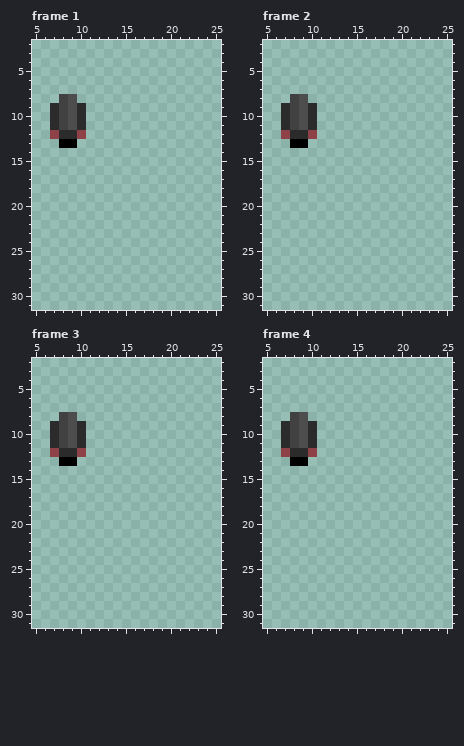
Pixel-art file, stored at art/guy up.aseprite. The picture above was drawn from the file before the commit.
32x32 pixels, 8 frames. Colours within 5 levels of each other are drawn and written as one. Shown: frame 1: x 5..25, y 2..31; frame 2: x 5..25, y 2..31; frame 3: x 5..25, y 2..31; frame 4: x 5..25, y 2..31. The commit also changed other frames, which this record leaves out.
The same view after the edit:
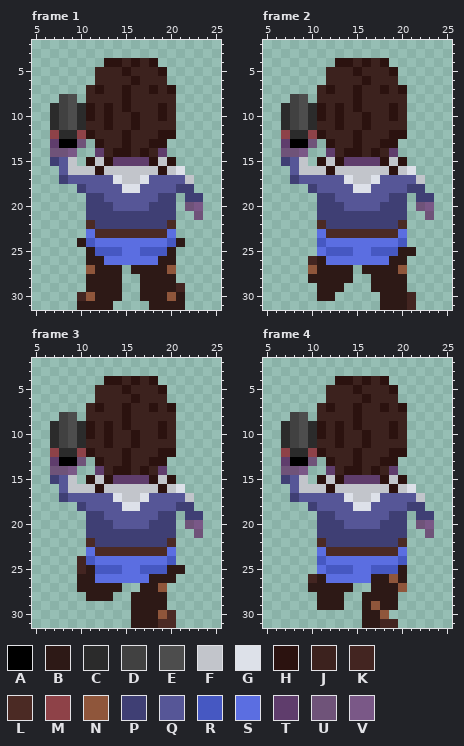
Palette (. is transparent): A #000000  B #2d1916  C #2b2b2b  D #414141  E #4d4d4d  F #c2c5cb  G #dde1e9  H #2b120f  J #3c221e  K #432521  L #4b2a24  M #8e4248  N #8f563b  P #3f3f74  Q #565697  R #4658c2  S #5b6ee1  T #5f3d6c  U #6f5379  V #7a5887
Message: Added cowboy in directions
From old to new:
layer "NAKED" now shown
layer "cowboy" added
layer "Boots" now shown
--- frame 1, layers "Boots", "cowboy", "NAKED"
@@ x 5..25 @@
  3 .....................
- 4 .....................
- 5 .....................
- 6 .....................
- 7 .....................
- 8 ...DE................
- 9 ..CDEC...............
-10 ..CDEC...............
-11 ..CDEC...............
-12 ..MCCM...............
-13 ...AA................
-14 .....................
-15 .....................
-16 .....................
-17 .....................
-18 .....................
-19 .....................
-20 .....................
-21 .....................
-22 .....................
-23 .....................
-24 .....................
-25 .....................
-26 .....................
-27 .....................
-28 .....................
-29 .....................
-30 .....................
-31 .....................
+ 4 ........HHJHJH.......
+ 5 .......JJJHJJJH......
+ 6 .......JJJJHJJJ......
+ 7 ......JHJJHJJHJH.....
+ 8 ...DE.JJJJHJJJJJ.....
+ 9 ..CDECHJHJHJJJHJ.....
+10 ..CDECHJHJJHJJHJ.....
+11 ..CDECJJHJJHJJJJ.....
+12 ..MCCMHJJJHJJJHH.....
+13 ..TAAU.HJJHJJHH......
+14 ..UUV..TJHHJHJT......
+15 ..PQF.HFHTTTTHFH.....
+16 ...QFFFHFFFFFFHFG....
+17 ...PQQQQQGFFGQQQQF...
+18 .....PQQQQGGQQQQPP...
+19 ......PPQQQQQQPP.PP..
+20 ......PPPQQQQPPP.UV..
+21 ......PPPPPPPPPP..U..
+22 ......LPPPPPPPPL.....
+23 ......SLLLLLLLLS.....
+24 .....BRSSSSSSSSRB....
+25 ......BRRRSSRRRB.....
+26 ......BBSSSSSSBB.....
+27 ......NBBB.BBBBN.....
+28 ......BBBB..BBBB.....
+29 ......BBBB..BBBBK....
+30 .....KNBBB..BBBNB....
+31 .....BBBB....BBBB....
--- frame 2, layers "Boots", "cowboy", "NAKED"
@@ x 5..25 @@
  3 .....................
- 4 .....................
- 5 .....................
- 6 .....................
- 7 .....................
- 8 ...DE................
- 9 ..CDEC...............
-10 ..CDEC...............
-11 ..CDEC...............
-12 ..MCCM...............
-13 ...AA................
-14 .....................
-15 .....................
-16 .....................
-17 .....................
-18 .....................
-19 .....................
-20 .....................
-21 .....................
-22 .....................
-23 .....................
-24 .....................
-25 .....................
-26 .....................
-27 .....................
-28 .....................
-29 .....................
-30 .....................
-31 .....................
+ 4 ........HHJHJH.......
+ 5 .......JJJHJJJH......
+ 6 .......JJJJHJJJ......
+ 7 ......JHJJHJJHJH.....
+ 8 ...DE.JJJJHJJJJJ.....
+ 9 ..CDECHJHJHJJJHJ.....
+10 ..CDECHJHJJHJJHJ.....
+11 ..CDECJJHJJHJJJJ.....
+12 ..MCCMHJJJHJJJHH.....
+13 ..TAAU.HJJHJJHH......
+14 ..UUV..TJHHJHJT......
+15 ..PQF.HFHTTTTHFH.....
+16 ...QFFFHFFFFFFHFG....
+17 ...PQQQQQGFFGQQQQF...
+18 .....PQQQQGGQQQQPP...
+19 ......PPQQQQQQPP.PP..
+20 ......PPPQQQQPPP.UV..
+21 ......PPPPPPPPPP..U..
+22 ......LPPPPPPPPL.....
+23 ......SLLLLLLLLS.....
+24 ......RSSSSSSSSR.....
+25 ......SRRRSSRRRBB....
+26 .....KBSSSSSSSBB.....
+27 .....NBBBB.BBBBN.....
+28 .....BBBBB..BBBB.....
+29 ......BBB...BBBB.....
+30 ......BB.....BBBK....
+31 .............BBBK....
--- frame 3, layers "Boots", "cowboy", "NAKED"
@@ x 5..25 @@
  3 .....................
- 4 .....................
- 5 .....................
- 6 .....................
- 7 .....................
- 8 ...DE................
- 9 ..CDEC...............
-10 ..CDEC...............
-11 ..CDEC...............
-12 ..MCCM...............
-13 ...AA................
-14 .....................
-15 .....................
-16 .....................
-17 .....................
-18 .....................
-19 .....................
-20 .....................
-21 .....................
-22 .....................
-23 .....................
-24 .....................
-25 .....................
-26 .....................
-27 .....................
-28 .....................
-29 .....................
-30 .....................
-31 .....................
+ 4 ........HHJHJH.......
+ 5 .......JJJHJJJH......
+ 6 .......JJJJHJJJ......
+ 7 ......JHJJHJJHJH.....
+ 8 ...DE.JJJJHJJJJJ.....
+ 9 ..CDECHJHJHJJJHJ.....
+10 ..CDECHJHJJHJJHJ.....
+11 ..CDECJJHJJHJJJJ.....
+12 ..MCCMHJJJHJJJHH.....
+13 ..TAAU.HJJHJJHH......
+14 ..UUV..TJHHJHJT......
+15 ..PQF.HFHTTTTHFH.....
+16 ...QFFFHFFFFFFHFG....
+17 ...PQQQQQGFFGQQQQF...
+18 .....PQQQQGGQQQQPP...
+19 ......PPQQQQQQPP.PP..
+20 ......PPPQQQQPPP.UV..
+21 ......PPPPPPPPPP..U..
+22 ......LPPPPPPPPL.....
+23 ......SLLLLLLLLS.....
+24 .....KRSSSSSSSSR.....
+25 .....KBRRRSSRRRBB....
+26 .....BBSSSSSSBBB.....
+27 .....BBBBB..BBN......
+28 ......BBB..BBBB......
+29 ...........BBBB......
+30 ...........BBBNL.....
+31 ...........BBBLL.....
--- frame 4, layers "Boots", "cowboy", "NAKED"
@@ x 5..25 @@
  3 .....................
- 4 .....................
- 5 .....................
- 6 .....................
- 7 .....................
- 8 ...DE................
- 9 ..CDEC...............
-10 ..CDEC...............
-11 ..CDEC...............
-12 ..MCCM...............
-13 ...AA................
-14 .....................
-15 .....................
-16 .....................
-17 .....................
-18 .....................
-19 .....................
-20 .....................
-21 .....................
-22 .....................
-23 .....................
-24 .....................
-25 .....................
-26 .....................
-27 .....................
-28 .....................
-29 .....................
-30 .....................
-31 .....................
+ 4 ........HHJHJH.......
+ 5 .......JJJHJJJH......
+ 6 .......JJJJHJJJ......
+ 7 ......JHJJHJJHJH.....
+ 8 ...DE.JJJJHJJJJJ.....
+ 9 ..CDECHJHJHJJJHJ.....
+10 ..CDECHJHJJHJJHJ.....
+11 ..CDECJJHJJHJJJJ.....
+12 ..MCCMHJJJHJJJHH.....
+13 ..TAAU.HJJHJJHH......
+14 ..UUV..TJHHJHJT......
+15 ..PQF.HFHTTTTHFH.....
+16 ...QFFFHFFFFFFHFG....
+17 ...PQQQQQGFFGQQQQF...
+18 .....PQQQQGGQQQQPP...
+19 ......PPQQQQQQPP.PP..
+20 ......PPPQQQQPPP.UV..
+21 ......PPPPPPPPPP..U..
+22 ......LPPPPPPPPL.....
+23 ......SLLLLLLLLS.....
+24 ......RSSSSSSSSR.....
+25 ......SRRRSSRRRB.....
+26 .....KBSSSSSBBNB.....
+27 .....BBBBB..BBBN.....
+28 ......BBB..BBBB......
+29 ......BBB..BNBB......
+30 ...........BBN.......
+31 ...........BBKK......
